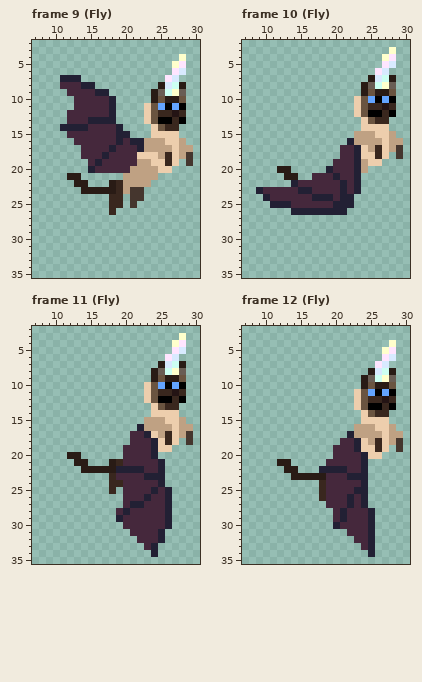
A pixel-art file gets an edit: assets/images/scratch/kittenbaticorn.aseprite. The picture above was drawn from the file before the commit.
34x36 pixels, 14 frames. Shown: frame 9 (Fly): x 7..30, y 2..35; frame 10 (Fly): x 7..30, y 2..35; frame 11 (Fly): x 7..30, y 2..35; frame 12 (Fly): x 7..30, y 2..35. The commit also changed other frames, which this record leaves out.
New version:
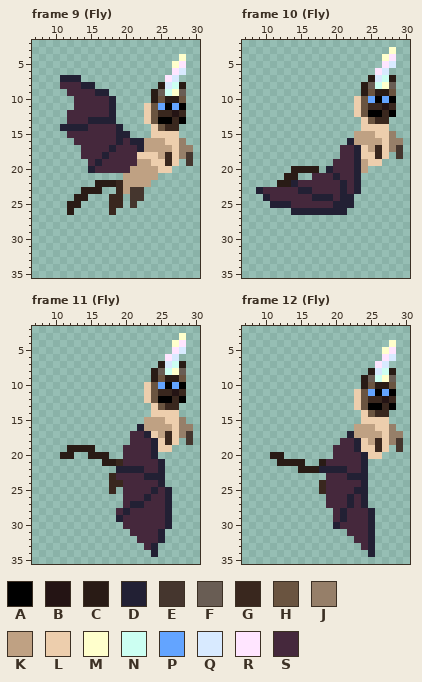
Palette (. is transparent): A #000000  B #241414  C #291b15  D #222034  E #45362e  F #695d54  G #39271e  H #6a5440  J #967f69  K #bfa183  L #edcead  M #ffffcc  N #ccfff2  P #63a4ff  Q #d8eaff  R #ffe5ff  S #45283c
Edits made:
Frame 9 (Fly), layer "Body":
y 16: x 28 K -> J
y 17: x 28..29 KK -> JJ
y 18: x 28 K -> J
y 21: x 12..13 CC -> ..
y 22: x 13..14 CC -> ..; x 16..17 .. -> CC
y 23: x 17..18 CC -> ..
y 24: x 13..14 .. -> CC
y 25: x 12..13 .. -> CC
y 26: x 12 . -> C
Frame 10 (Fly), layer "Body":
y 15: x 28 K -> J
y 16: x 28..29 KK -> JJ
y 17: x 28 K -> J
y 20: x 12..17 CC.... -> ..CCCC
y 22: x 12..13 .. -> CC
Frame 11 (Fly), layer "Body":
y 15: x 28 K -> J
y 16: x 28..29 KK -> JJ
y 17: x 28 K -> J
y 19: x 12..15 .... -> CCCC
y 20: x 11 . -> C; x 13 C -> .; x 15..17 ... -> CCC
y 21: x 13..14 CC -> ..; x 17 . -> C
y 22: x 14..18 CCCCC -> .....
Frame 12 (Fly), layer "Body":
y 16: x 28 K -> J
y 17: x 28..29 KK -> JJ
y 18: x 28 K -> J
y 20: x 11..12 .. -> CC
y 21: x 14..15 .. -> CC; x 18 . -> C
y 22: x 13..17 CC... -> ..CCC
y 23: x 14..18 CCCCC -> .....
y 26: x 18 G -> .
